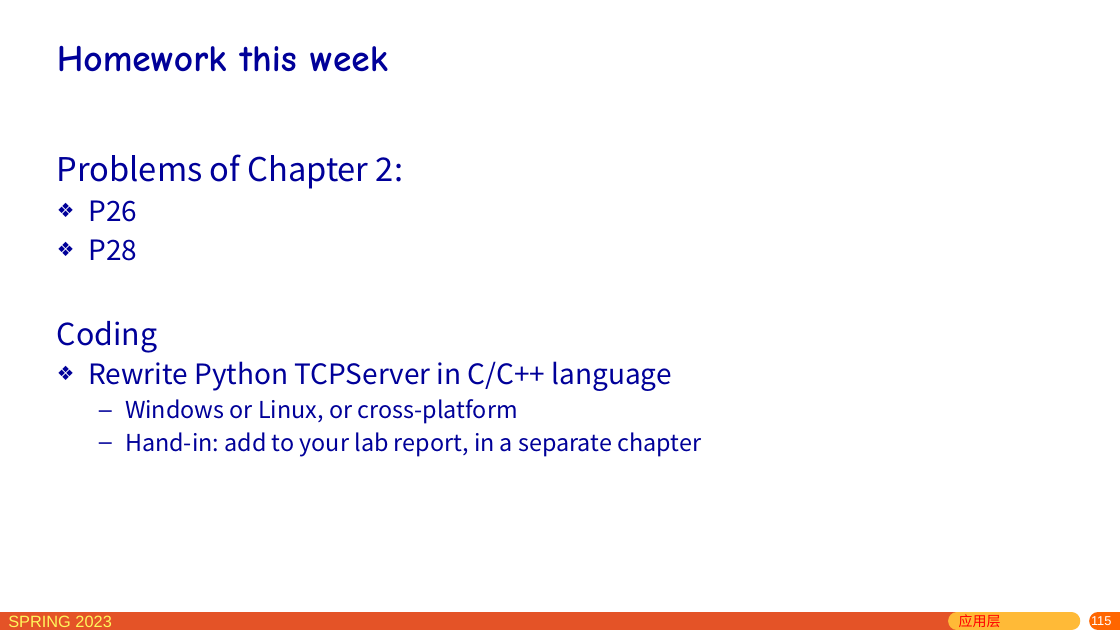
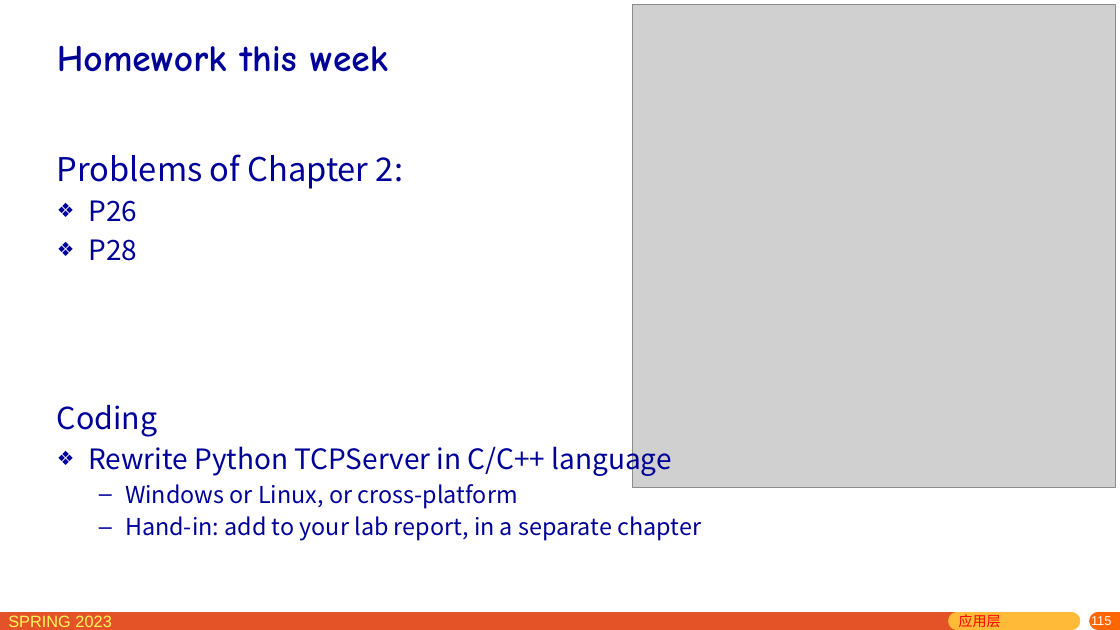
Before and after one commit to network-whu/slides, a slide deck: slide 115 of pptx/chapter2.pptx. Drawn at 1120x630 pixels with LibreOffice and Linux fonts; fonts in the diff are those of the drawing; grey boxes stand for pictures. Boxes give left, top, right and bottom in pixels: in the first picture for what was removed or moved away, otherwise in the second. Text is boxed around its words. In the diff, an @@ line names an element or a change of style, - is before the commit and + after.

Commit message:
week 6

```diff
--- a/pptx/chapter2.pptx
+++ b/pptx/chapter2.pptx
@@ picture added at bbox=[633, 4, 1116, 487] @@
@@ text "Problems of Chapter 2:" rewrapped from bbox=[57, 154, 701, 457] to bbox=[57, 154, 701, 541] @@
```
Also in this commit, not shown: 1 other file.
